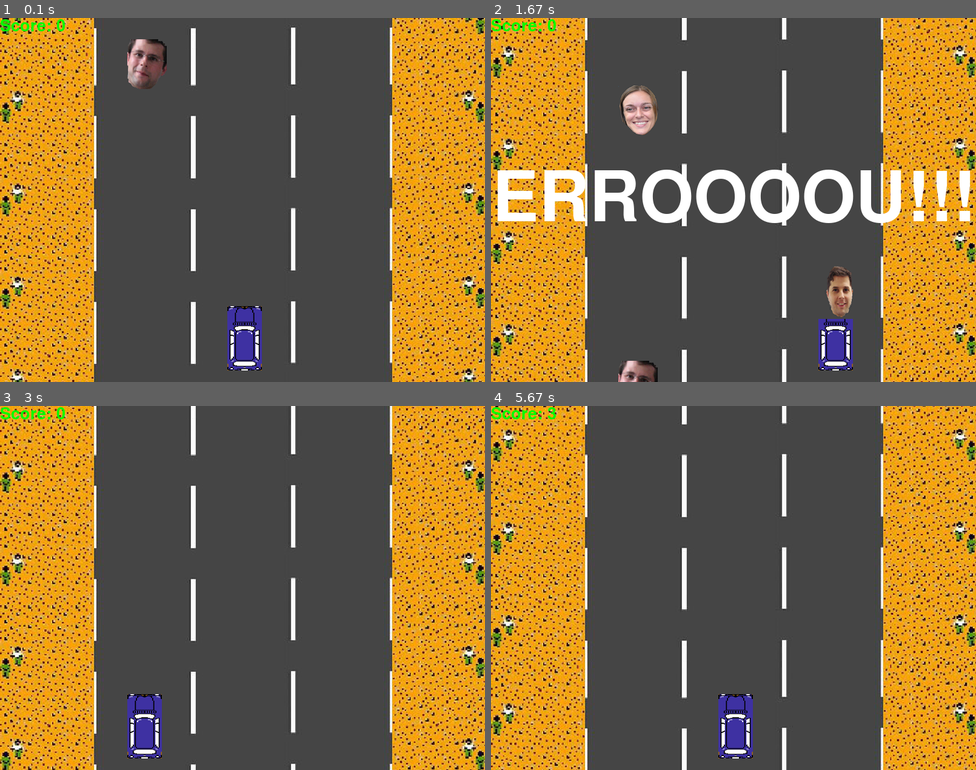
Above: before the commit, frames 1-4 (two rows, left to right).
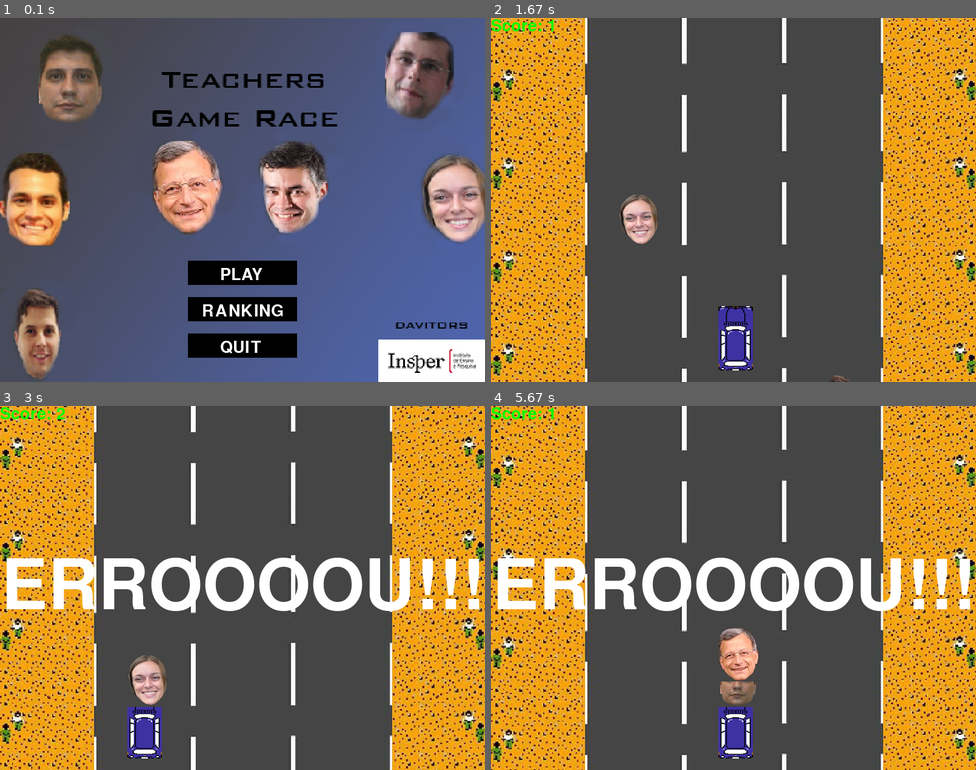
Above: after the commit, the same moments.

Repository: davidengelstein/ProjetoFinal_Davids_Vitors
Game: pygame game, started from Game.py
Two runs of this game, one before a commit and one after it. Both use one fixed random seed, a clock stepped at 60 frames per second and the inputs below.
Inputs (mouse positions are in pixels of both pictures, inside the frame that each line leads up to):
- Up to frame 1 (0.1 s): no input
- Up to frame 2 (1.67 s): press the mouse at (733, 272) at 0.37 s; move the mouse to (757, 276) at 0.47 s; release the mouse at (782, 280) at 0.6 s; hold Right 0.67-1.13 s; move the mouse to (583, 145) at 0.7 s; hold Left from 1.17 s (still down)
- Up to frame 3 (3 s): release Left at 1.7 s; hold Left 1.73-2.13 s
- Up to frame 4 (5.67 s): hold Left 4.9-5.3 s; hold Right from 5.33 s (still down)

The runs differ from the first frame. In frame 1, 94% of the frame differs, in the area x 0-100%, y 0-100%; in frame 2, 35%; in frame 3, 33%; in frame 4, 33%.

Commit message:
INTERFACE INICIAL + BOTOES PLAY E QUIT FUNCIONANDO!!!!!

Diff:
--- a/Game.py
+++ b/Game.py
@@ -18,6 +18,7 @@
 blue = (0,0,255)
 green = (0,255,0)
 red = (255,0,0)
+blackb = (200,200,200)
 
 largura_da_tela = 800 #eixox
 altura_da_tela = 600
@@ -35,11 +36,9 @@
 heloisa = pygame.image.load('helo2.png')
 vinicius = pygame.image.load('vinicius1.png')
 
+
 musica = pygame.mixer.music.load('uptown8bits.wav')
 #faustao = pygame.mixer.Sound('Faustao.mp3')
-
-Imagem_Fundo = pygame.image.load('fundo.png')
-Imagem_Fundo = pygame.transform.scale(Imagem_Fundo,(largura_da_tela,1200))
 
 def desvio(contar):
     font = pygame.font.SysFont(None, 40)
@@ -65,8 +64,6 @@
     mensagem('ERROOOOU!!!')
     Score = 0
 
-def fundo(x,y):
-    DisplayDoJogo.blit(Imagem_Fundo,(x,y))
 
 def imagem_carro(a,b):
     DisplayDoJogo.blit(imgcarro,(a,b))
@@ -101,6 +98,11 @@
 
 
 def loop_jogo():
+    Imagem_Fundo = pygame.image.load('fundo.png')
+    Imagem_Fundo = pygame.transform.scale(Imagem_Fundo,(largura_da_tela,1200))
+    def fundo(x,y):
+        DisplayDoJogo.blit(Imagem_Fundo,(x,y))
+
     pygame.mixer.music.play()
 
     velocidade_fundo = 10
@@ -183,7 +185,7 @@
             posição_inicial_fundo_y = -600
 
         if posição_lourencoY > altura_da_tela:
-            posição_lourencoY = 0 - random.randrange(100,4000)
+            posição_lourencoY = 0 - random.randrange(3500,4000)
             posição_lourencoX = random.choice([210,375,540])
             Score += 1
 
@@ -193,7 +195,7 @@
             Score += 1
 
         if posição_orfaliY > altura_da_tela:
-            posição_orfaliY = 0 - random.randrange(100,1000)
+            posição_orfaliY = 0 - random.randrange(6000,7000)
             posição_orfaliX = random.choice([210,375,540])
             Score += 1
 
@@ -203,12 +205,12 @@
             Score += 1
 
         if posição_haddadY > altura_da_tela:
-            posição_haddadY = 0 - random.randrange(100,10000)
+            posição_haddadY = 0 - random.randrange(5000,10000)
             posição_haddadX = random.choice([210,375,540])
             Score += 1
 
         if posição_viniciusY > altura_da_tela:
-            posição_viniciusY = 0 - random.randrange(100,5000)
+            posição_viniciusY = 0 - random.randrange(2000,5000)
             posição_viniciusX = random.choice([210,375,540])
             Score += 1
 
@@ -267,6 +269,62 @@
 
         pygame.display.update()
         framespersecond.tick(fps)
+def intinicial():
+
+    interface = pygame.image.load('Fundo1.png')
+    interface = pygame.transform.scale(interface,(largura_da_tela,altura_da_tela))
+    gameDisplay.blit(interface,(0,0))
+
+
+    def button(msg,msg1,msg2,x,y,w,h,ic,ac):
+        while True:
+            for event in pygame.event.get():
+                mouse = pygame.mouse.get_pos()
+                click = pygame.mouse.get_pressed()
+    #            print(mouse)
+                if event.type == pygame.QUIT:
+                    pygame.quit()
+                    quit()
+                pygame.display.update()
+
+            if x+w > mouse[0] > x and y + h > mouse[1] > y:   #310,400,180,40 (x,y,w,h)
+                pygame.draw.rect(gameDisplay, ac, (x,y,w,h))
+                if click[0] == 1:
+                    loop_jogo()
+
+            else:
+                pygame.draw.rect(gameDisplay, ic, (x,y,w,h))
+
+            if x+w > mouse[0] > x and y+60+h > mouse[1] > y+60:
+                pygame.draw.rect(gameDisplay, ac, (x,y+60,w,h))
+            else:
+                pygame.draw.rect(gameDisplay, ic, (x,y+60,w,h))
+
+            if x + w > mouse[0] > x and y+120+h > mouse[1] > y+120:
+                pygame.draw.rect(gameDisplay, ac, (x,y+120,w,h))
+                if click[0] == 1:
+                    pygame.quit()
+                    quit()
+
+            else:
+                pygame.draw.rect(gameDisplay, ic, (x,y+120,w,h))
+
+
+            font = pygame.font.SysFont(None, 40)
+            text = font.render(msg,True,white)
+            gameDisplay.blit(text,(363,410))
+
+            font = pygame.font.SysFont(None, 40)
+            text = font.render(msg1,True,white)
+            gameDisplay.blit(text,(333,470))
+
+            font = pygame.font.SysFont(None, 40)
+            text = font.render(msg2,True,white)
+            gameDisplay.blit(text,(363,530))
+
+
+    button('PLAY','RANKING','QUIT',310,400,180,40,black,blackb)
+intinicial()
 
 loop_jogo()
 pygame.quit()
